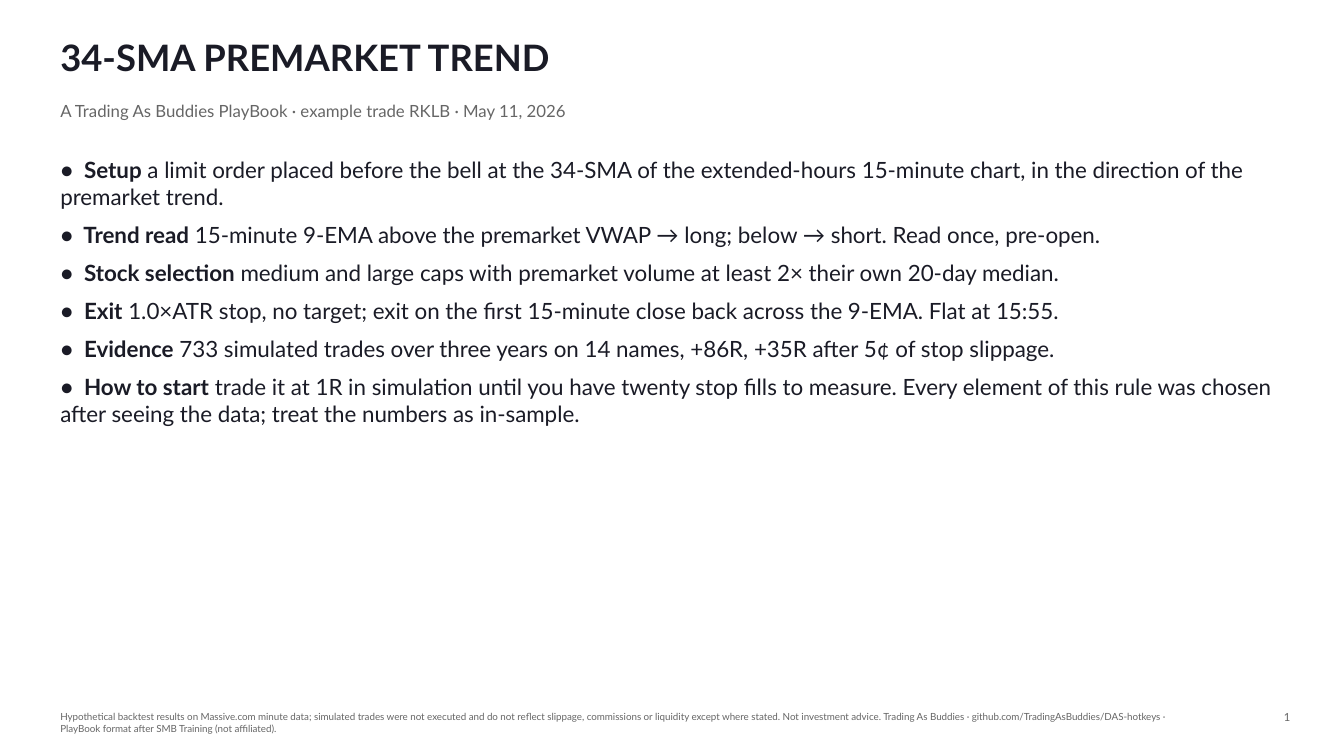
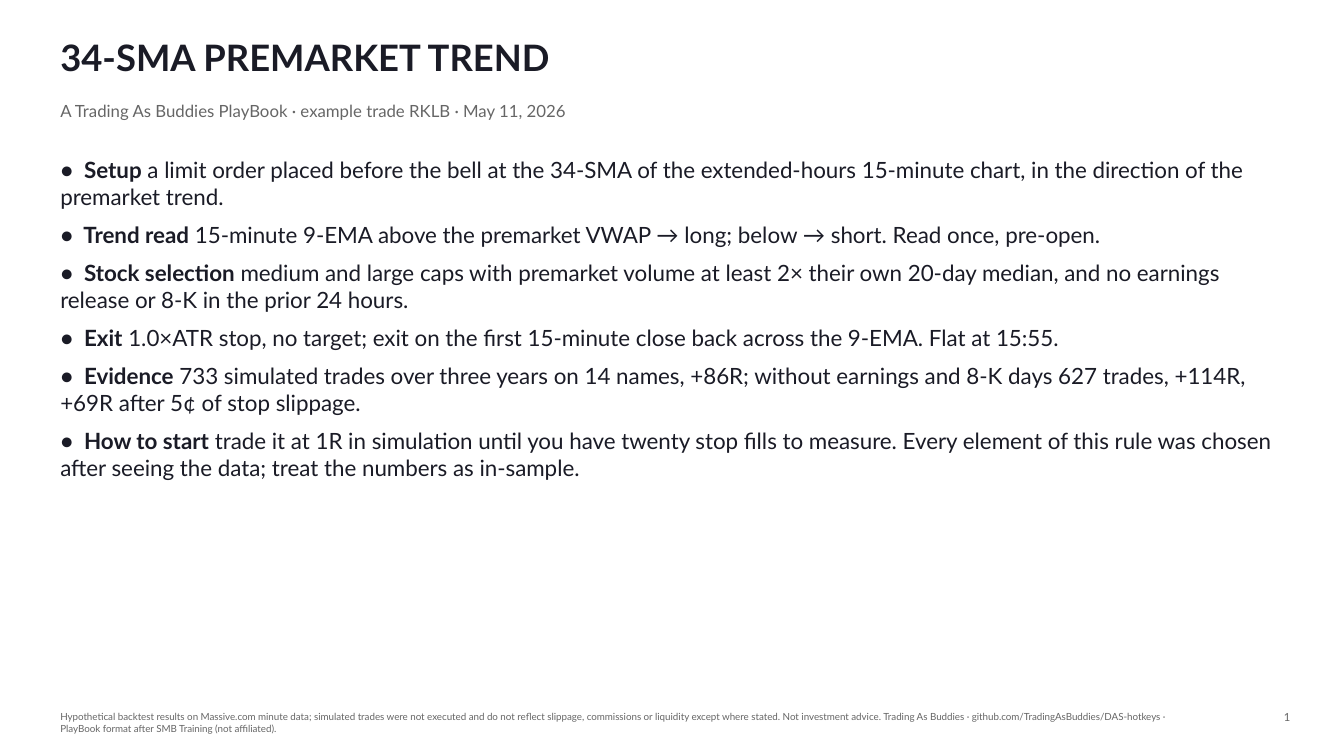
Before and after one commit to TradingAsBuddies/DAS-hotkeys, a slide deck: slide 1 of docs/playbook/PlayBook-34SMA-Premarket-Trend.pptx. Drawn at 1344x756 pixels with LibreOffice and Linux fonts; fonts in the diff are those of the drawing. Boxes give left, top, right and bottom in pixels: in the first picture for what was removed or moved away, otherwise in the second. Text is boxed around its words. In the diff, an @@ line names an element or a change of style, - is before the commit and + after.

```diff
--- a/docs/playbook/PlayBook-34SMA-Premarket-Trend.pptx
+++ b/docs/playbook/PlayBook-34SMA-Premarket-Trend.pptx
@@ text at [60, 264, 1220, 312]: text changed @@
-• Stock selection medium and large caps with premarket volume at least 2× their own 20-day median.
+• Stock selection medium and large caps with premarket volume at least 2× their own 20-day median, and no earnings release or 8-K in the prior 24 hours.
@@ text at [60, 367, 1246, 415]: text changed @@
-• Evidence 733 simulated trades over three years on 14 names, +86R, +35R after 5¢ of stop slippage.
+• Evidence 733 simulated trades over three years on 14 names, +86R; without earnings and 8-K days 627 trades, +114R, +69R after 5¢ of stop slippage.
```
Also in this commit, not shown: 8 other slides changed, 1 slide added, 12 other files.
